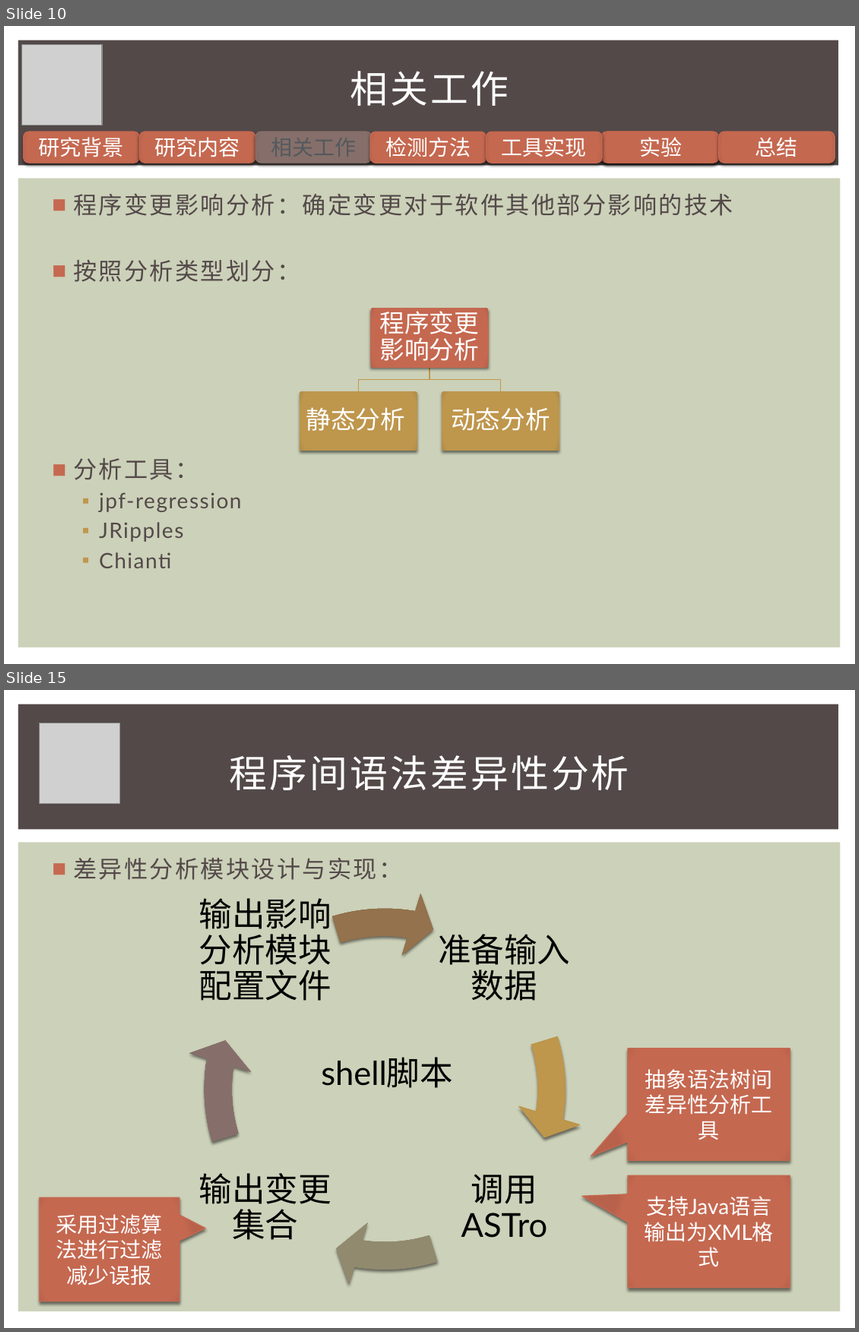
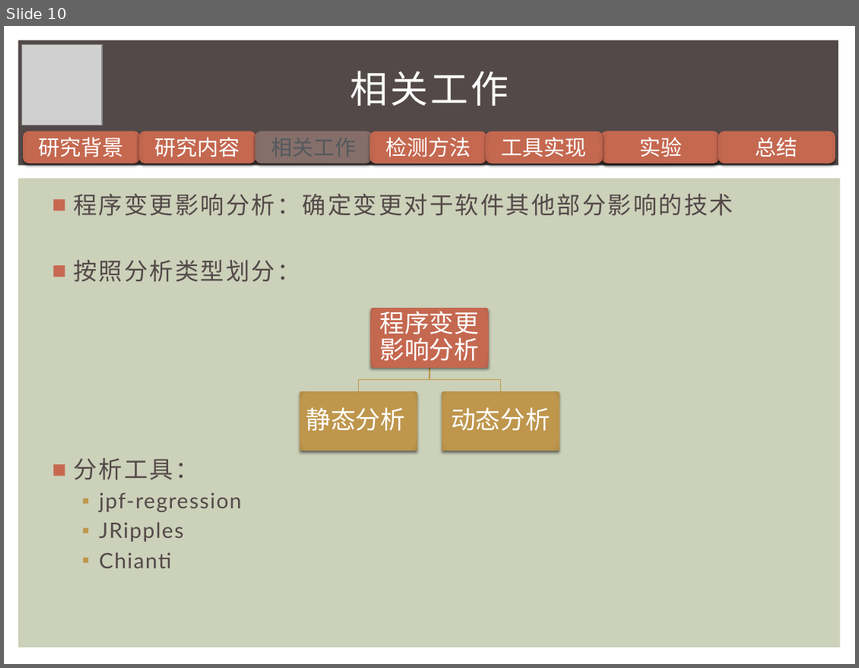
Before and after one commit to iewrer/mythesis, a slide deck: 答辩PPT.pptx. Shown one above the other, each under a label of ours: slides 10 and 15 before the commit, slide 10 after it; the slides between them are not shown. The pictures are 859x1332 and 859x668 pixels, drawn with LibreOffice and Linux fonts; fonts in the diff are those of the drawing; grey boxes stand for pictures. Boxes give left, top, right and bottom in pixels: in the first picture for what was removed or moved away, otherwise in the second. Text is boxed around its words. In the diff, an @@ line names an element or a change of style, - is before the commit and + after.

```diff
--- a/答辩PPT.pptx
+++ b/答辩PPT.pptx
@@ slide 15 removed at <box>4,690,855,1328</box>, background #FFFFFF; not listed: 2 template elements that a slide beside it also shows @@
@@ picture removed at <box>40,723,120,803</box> @@
@@ title removed at <box>230,755,629,790</box> @@
-程序间语法差异性分析
@@ text removed at <box>73,858,402,880</box> @@
-■ 差异性分析模块设计与实现：
@@ group removed at <box>186,890,584,1287</box>: 4 texts, 4 circular arrows @@
-准备输入数据
-调用 ASTro
-输出变更集合
-输出影响分析模块配置文件
@@ speech box removed at <box>628,1049,790,1160</box> @@
-抽象语法树间差异性分析工具
@@ text removed at <box>321,1057,453,1088</box> @@
-shell脚本
@@ speech box removed at <box>628,1176,790,1288</box> @@
-支持Java语言输出为XML格式
@@ speech box removed at <box>40,1198,180,1302</box> @@
-采用过滤算法进行过滤减少误报
```
Also in this commit, not shown: 12 slides changed, 4 slides added, 7 other slides removed, 1 other file.
